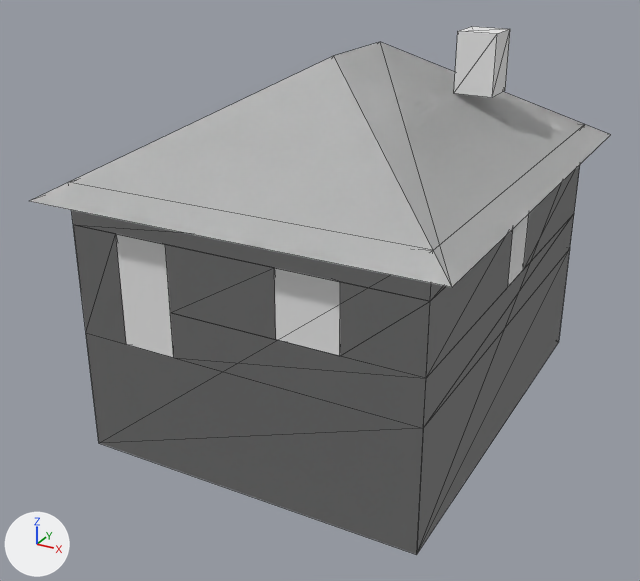
Two versions of the glTF model assets/models/buildings/res_house/bld_res_house_a.glb, one commit apart.
Before and after are seen from a camera (50 mm lens) standing at (7.84, -15.77, 7.61) and looking at (-0.38, -0.83, 0.14). Arrows for +X, +Y and +Z are at lower left; the lights stay in place. The older version comes first. Mesh edges are drawn as thin lines. Objects named as collision shapes, trigger or cutter boxes, shadow casters or lower levels of detail are left out. Vertices at exactly the same position are counted once.

In view in the first picture: 'bld_res_house_a_LOD0', 'bld_res_house_a_PROXY'.
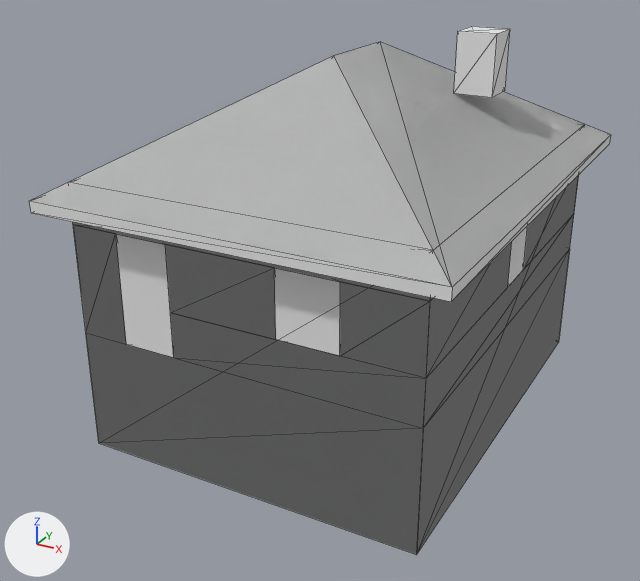
Diff of the bpy script that builds the scene:
```diff
--- a/assets/models/buildings/res_house/bld_res_house_a.glb.py
+++ b/assets/models/buildings/res_house/bld_res_house_a.glb.py
@@ me_bld_res_house_a_lod0 @@
 # used by ob_bld_res_house_a_lod0; location = (0.0, 0.0, 0.0)
 # verts and faces of me_bld_res_house_a_lod0; kept vertices keep their numbers, new ones are numbered from 75
 # before: 61 (4.0, -5.0, 2.71) at pixel (452, 287), 62 (4.0, 5.0, 2.71) at pixel (610, 134), 65 (-4.0, 5.0, 2.71), 66 (-4.0, -5.0, 2.71) at pixel (28, 201)
-me_bld_res_house_a_lod0.from_pydata(...)  # 75 vertices, 108 faces; spans x -4.0..4.0, y -5.0..5.0, z -2.5..5.3
+me_bld_res_house_a_lod0.from_pydata(...)  # 79 vertices, 116 faces; spans x -4.0..4.0, y -5.0..5.0, z -2.5..5.3
+# me_bld_res_house_a_lod0 part 1
+for new, old in zip([*range(75, 79)], [61, 62, 65, 66]): verts[new] = verts[old] + (0.0, 0.0, -0.22)
+faces += [(61, 78, 75), (61, 66, 78), (65, 76, 77), (62, 76, 65), (62, 75, 76), (61, 75, 62)]
+faces += [(66, 77, 78), (65, 77, 66)]
 me_bld_res_house_a_lod0.materials.append(mat_mat_kit)
```

Pixel boxes (x1, y1, x2, y2) of what changed, in the pictures (640 x 581 px):
'bld_res_house_a_LOD0', reshaped
    before: (30, 27, 610, 555)
    after: (29, 27, 611, 555)
part 1 of me_bld_res_house_a_lod0, added
    after: (29, 135, 611, 302)
